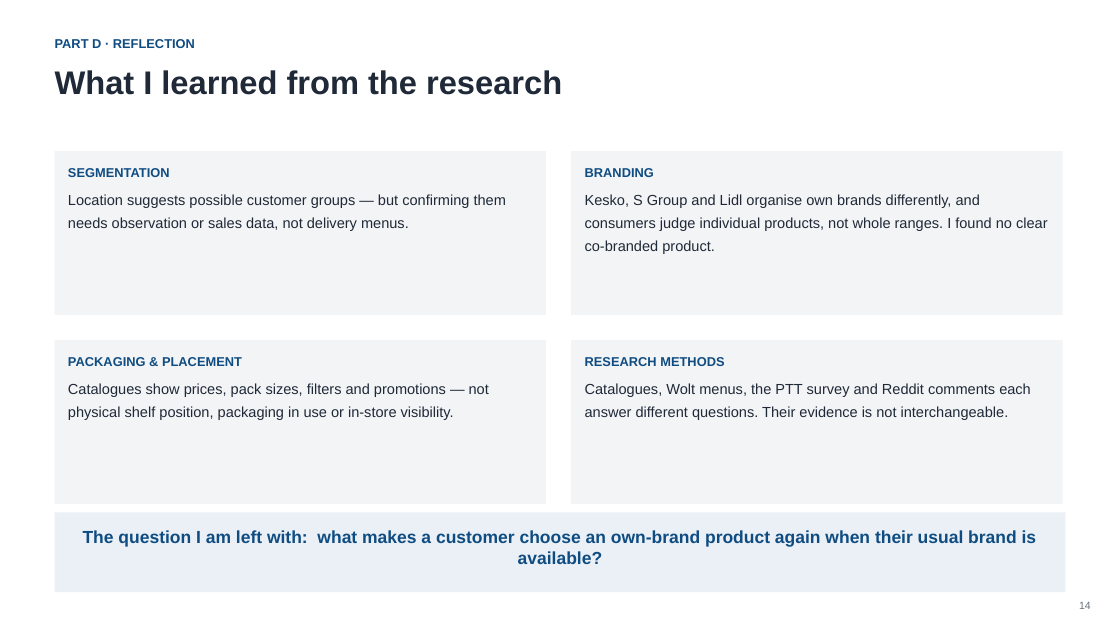
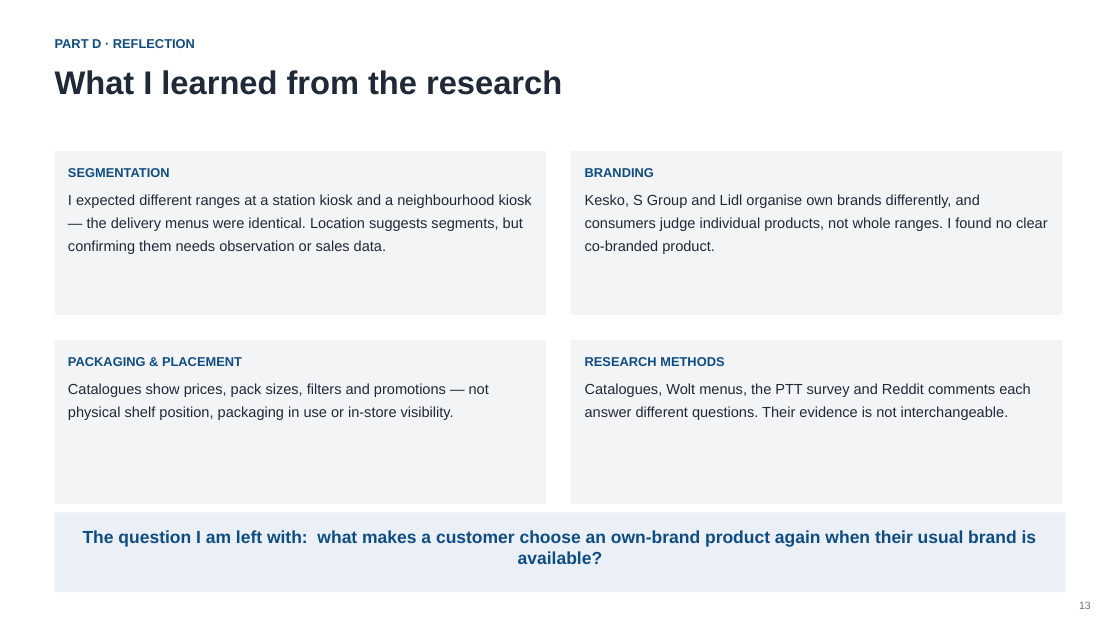
Before and after one commit to smyrnav/arcada-coursework, a slide deck: slide 13 of 2026-autumn/introduction-to-marketing/private-label-retail-analytics/presentation/presentation.pptx (slide 14 before the commit). Drawn at 1120x630 pixels with LibreOffice and Linux fonts; fonts in the diff are those of the drawing. Boxes give left, top, right and bottom in pixels: in the first picture for what was removed or moved away, otherwise in the second. Text is boxed around its words. In the diff, an @@ line names an element or a change of style, - is before the commit and + after.

Commit message:
Remove Wolt menu comparison slide; fold identical-menus finding into reflection

```diff
--- a/2026-autumn/introduction-to-marketing/private-label-retail-analytics/presentation/presentation.pptx
+++ b/2026-autumn/introduction-to-marketing/private-label-retail-analytics/presentation/presentation.pptx
@@ text at [68,194,532,254]: text changed @@
-Location suggests possible customer groups — but confirming them needs observation or sales data, not delivery menus.
+I expected different ranges at a station kiosk and a neighbourhood kiosk — the delivery menus were identical. Location suggests segments, but confirming them needs observation or sales data.
@@ text at [1079,601,1091,609]: text changed @@
-14
+13
```
Also in this commit, not shown: 7 other slides changed, 1 slide removed, 2 other files.
